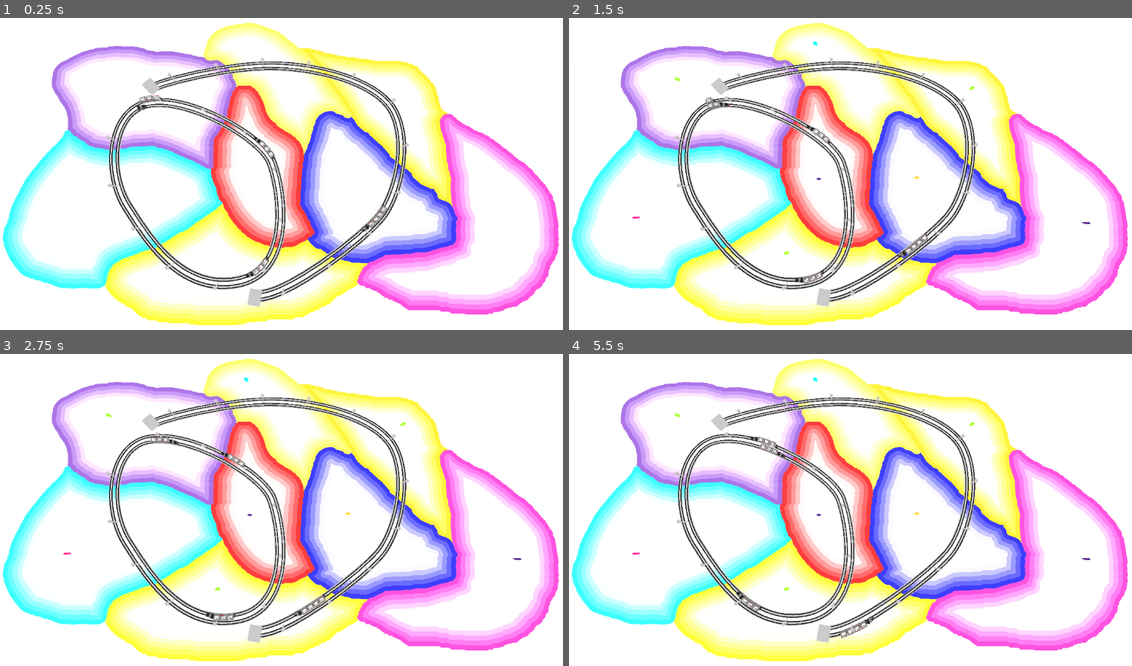
Above: before the commit, frames 1-4 (two rows, left to right).
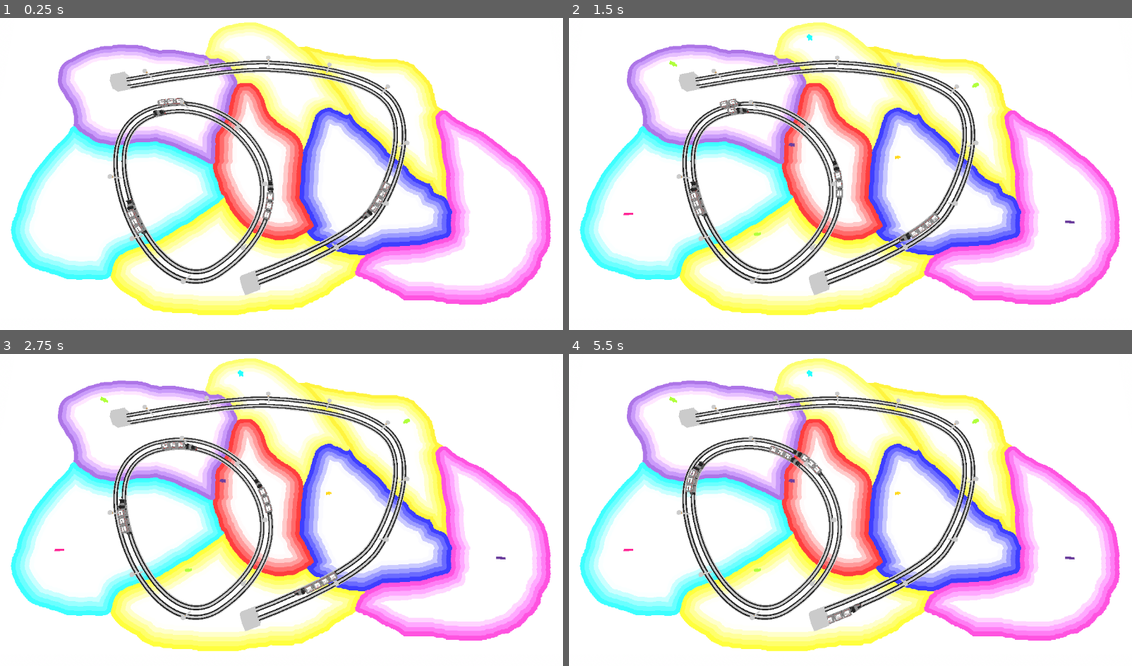
Above: after the commit, the same moments.

Repository: squirrelsoftcompany/LD54
Game: Godot game, scene res://_scenes/main.tscn
Two runs of this game, one before a commit and one after it. Both use one fixed random seed, a clock stepped at 60 frames per second and the inputs below.
Inputs (mouse positions are in pixels of both pictures, inside the frame that each line leads up to):
- Up to frame 1 (0.25 s): no input
- Up to frame 2 (1.5 s): move the mouse to (974, 158) at 0.52 s; click (974, 158) at 0.67 s; drag from (737, 189) to (822, 236) at 1.27 s
- Up to frame 3 (2.75 s): move the mouse to (337, 441) at 2.02 s; click (337, 441) at 2.17 s
- Up to frame 4 (5.5 s): drag from (822, 572) to (681, 463) at 2.77 s; move the mouse to (1019, 556) at 3.52 s; click (1019, 556) at 3.67 s; drag from (681, 463) to (766, 428) at 4.27 s; move the mouse to (878, 510) at 5.02 s; click (878, 510) at 5.17 s

The runs differ from the first frame. In frame 1, 37% of the frame differs, in the area x 0-100%, y 1-99%; in frame 2, 37%; in frame 3, 37%; in frame 4, 37%.

Commit message:
map and path scale * 0.75

Diff:
--- a/_scenes/main.tscn
+++ b/_scenes/main.tscn
@@ -23,7 +23,7 @@
 [sub_resource type="Curve3D" id="Curve3D_a6mkv"]
 resource_local_to_scene = true
 _data = {
-"points": PackedVector3Array(-46.1183, 0, 22.0385, 46.1183, 0, -22.0385, -185.123, 0, -69.6389, -13.3897, 0, -37.3961, 13.3897, 0, 37.3961, -12.5456, 0, 6.90884, 65.4937, 0, -11.9922, -65.4937, 0, 11.9922, -51.941, 0, 148.936, 29.8818, 0, 40.8147, -29.8818, 0, -40.8147, -190.489, 0, 61.1959, -38.445, 0, 18.8285, 38.445, 0, -18.8285, -185.123, 0, -69.6389),
+"points": PackedVector3Array(-46.8836, 0, 13.4744, 46.8836, 0, -13.4744, -124.228, 0, -44.128, -13.3897, 0, -37.3961, 13.3897, 0, 37.3961, -19.1038, 0, 12.2609, 34.5609, 0, -22.7438, -34.5609, 0, 22.7438, -57.9419, 0, 108.143, 16.4455, 0, 42.0606, -16.4455, 0, -42.0606, -148.306, 0, 45.2838, -38.6278, 0, 11.3097, 38.6278, 0, -11.3097, -124.759, 0, -44.1913),
 "tilts": PackedFloat32Array(0, 0, 0, 0, 0)
 }
 point_count = 5
@@ -31,7 +31,7 @@
 [sub_resource type="Curve3D" id="Curve3D_4yp3a"]
 resource_local_to_scene = true
 _data = {
-"points": PackedVector3Array(-6.75703, 0, 6.85496, 6.75703, 0, -6.85496, -171.013, 0, -94.6794, -61.5863, 0, 0.132401, 61.5863, 0, -0.132401, -15.9362, 0, -126.407, -18.3406, 0, -42.1751, 18.3406, 0, 42.1751, 145.671, 0, -62.0532, 21.9505, 0, -26.3062, -21.9505, 0, 26.3062, 122.033, 0, 71.8242, 31.9774, 0, 5.28497, -31.9774, 0, -5.28497, -30.8919, 0, 163.989),
+"points": PackedVector3Array(-12.63, 0, 2.88178, 12.63, 0, -2.88178, -161.757, 0, -72.525, -39.3706, 0, -1.68193, 39.3706, 0, 1.68193, -14.813, 0, -92.1289, -19.7191, 0, -28.0504, 19.7191, 0, 28.0504, 109.034, 0, -53.8048, 21.3904, 0, -29.125, -21.3904, 0, 29.125, 87.4573, 0, 56.1522, 8.28725, 0, -3.06255, -8.28725, 0, 3.06255, -27.9504, 0, 117.819),
 "tilts": PackedFloat32Array(0, 0, 0, 0, 0)
 }
 point_count = 5
@@ -50,10 +50,10 @@
 transform = Transform3D(1, 0, 0, 0, 0.125011, 0.992155, 0, -0.992155, 0.125011, 0, 257.96, 52.503)
 direction = Vector3(0, 1, 0.126)
 hotspot = Vector3(0, 0, 20)
-distance = 260.0
+distance = 200.0
 
 [node name="Map_borders" parent="." instance=ExtResource("3_10svt")]
-transform = Transform3D(760, 0, 0, 0, 1, 0, 0, 0, 400, 0, 0, 0)
+transform = Transform3D(570, 0, 0, 0, 1, 0, 0, 0, 300, 0, 0, 0)
 
 [node name="railway" parent="." instance=ExtResource("6_4sskq")]
 curve = SubResource("Curve3D_a6mkv")
@@ -63,46 +63,47 @@
 ping_pong = true
 
 [node name="Train2" parent="railway" instance=ExtResource("1_4b0xy")]
-transform = Transform3D(-0.689841, 0, -0.723961, 0, 1, 0, 0.723961, 0, -0.689841, -29.2318, 0, -15.6833)
-progress = 171.631
+transform = Transform3D(-0.999995, 0, 0.00313845, 0, 1, 0, -0.00313845, 0, -0.999995, -14.6211, 0, 37.5977)
+progress = 156.647
 ping_pong = true
 backward = true
 
 [node name="Train3" parent="railway" instance=ExtResource("1_4b0xy")]
-transform = Transform3D(-0.553828, 0, 0.832631, 0, 1, 0, -0.832631, 0, -0.553828, -30.0342, 0, 140.363)
-progress = 343.262
+transform = Transform3D(0.900436, 0, 0.434988, 0, 1, 0, -0.434988, 0, 0.900436, -143.548, 0, 56.1761)
+progress = 356.017
 
 [node name="railway2" parent="." instance=ExtResource("6_4sskq")]
 curve = SubResource("Curve3D_4yp3a")
 
 [node name="Train4" parent="railway2" instance=ExtResource("1_4b0xy")]
-transform = Transform3D(-0.67724, 0, 0.735762, 0, 1, 0, -0.735762, 0, -0.67724, 111.039, 0, 83.0336)
-progress = 497.789
+transform = Transform3D(-0.809631, 0, 0.586939, 0, 1, 0, -0.586939, 0, -0.809631, 87.9326, 0, 55.5008)
+progress = 398.778
 is_tgv = true
 wagon_count = 4
 ping_pong = true
 pause_at_end = 0.0
 
 [node name="Spawner" parent="." instance=ExtResource("5_r03u6")]
-transform = Transform3D(1, 0, 0, 0, 1, 0, 0, 0, 1, -260.638, 0, 74.0677)
+transform = Transform3D(1, 0, 0, 0, 1, 0, 0, 0, 1, -207.76, 0, 58.0784)
 
 [node name="Spawner2" parent="." instance=ExtResource("5_r03u6")]
-transform = Transform3D(1, 0, 0, 0, 1, 0, 0, 0, 1, -229.118, 0, -105.455)
+transform = Transform3D(1, 0, 0, 0, 1, 0, 0, 0, 1, -182.003, 0, -92.9093)
 
 [node name="Spawner3" parent="." instance=ExtResource("5_r03u6")]
-transform = Transform3D(1, 0, 0, 0, 1, 0, 0, 0, 1, -48.2631, 0, -156.967)
+transform = Transform3D(1, 0, 0, 0, 1, 0, 0, 0, 1, -42.902, 0, -122.588)
 
 [node name="Spawner4" parent="." instance=ExtResource("5_r03u6")]
-transform = Transform3D(1, 0, 0, 0, 1, 0, 0, 0, 1, 159.108, 0, -92.8343)
+transform = Transform3D(1, 0, 0, 0, 1, 0, 0, 0, 1, 125.927, -1.52588e-05, -69.6212)
 
 [node name="Spawner5" parent="." instance=ExtResource("5_r03u6")]
-transform = Transform3D(1, 0, 0, 0, 1, 0, 0, 0, 1, 284.85, 0, 80.533)
+transform = Transform3D(1, 0, 0, 0, 1, 0, 0, 0, 1, 203.553, 0, 65.6021)
 
 [node name="Spawner6" parent="." instance=ExtResource("5_r03u6")]
-transform = Transform3D(1, 0, 0, 0, 1, 0, 0, 0, 1, -76.0375, 0, 115.267)
+transform = Transform3D(1, 0, 0, 0, 1, 0, 0, 0, 1, -86.1227, 0, 76.4743)
 
 [node name="Spawner7" parent="." instance=ExtResource("5_r03u6")]
-transform = Transform3D(1, 0, 0, 0, 1, 0, 0, 0, 1, -39.8065, 3.05176e-05, 26.8659)
+transform = Transform3D(1, 0, 0, 0, 1, 0, 0, 0, 1, -57.2302, 4.57764e-05, -7.89676)
+meepleByRow = 2
 
 [node name="Spawner8" parent="." instance=ExtResource("5_r03u6")]
-transform = Transform3D(1, 0, 0, 0, 1, 0, 0, 0, 1, 81.6775, 4.57764e-05, 25.4924)
+transform = Transform3D(1, 0, 0, 0, 1, 0, 0, 0, 1, 45.0249, 6.10352e-05, 4.41247)
--- a/project.godot
+++ b/project.godot
@@ -35,8 +35,8 @@
 
 [specific]
 
-train/locomotive_speed=20.0
-train/tgv_speed=40.0
+train/locomotive_speed=15.0
+train/tgv_speed=30.0
 train/zero_to_max_time=1.0
 train/very_close_threshold=1.0
 train/forward_h_offset=4.0
Not shown: 1 places in _scenes/main.tscn that only renumber resources
